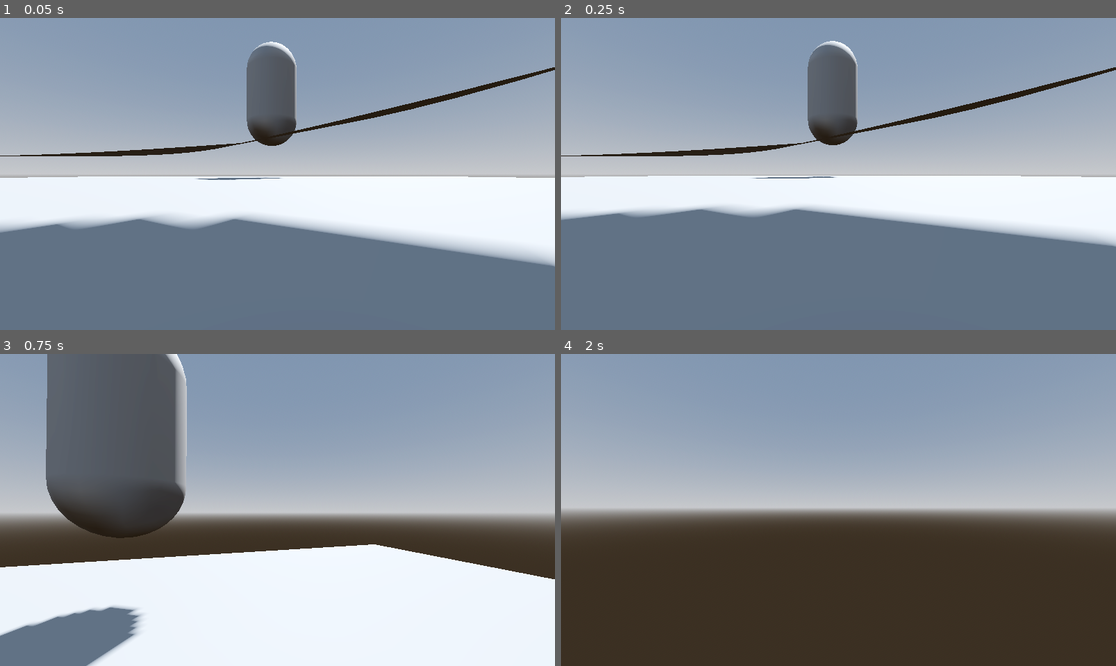
Above: before the commit, frames 1-4 (two rows, left to right).
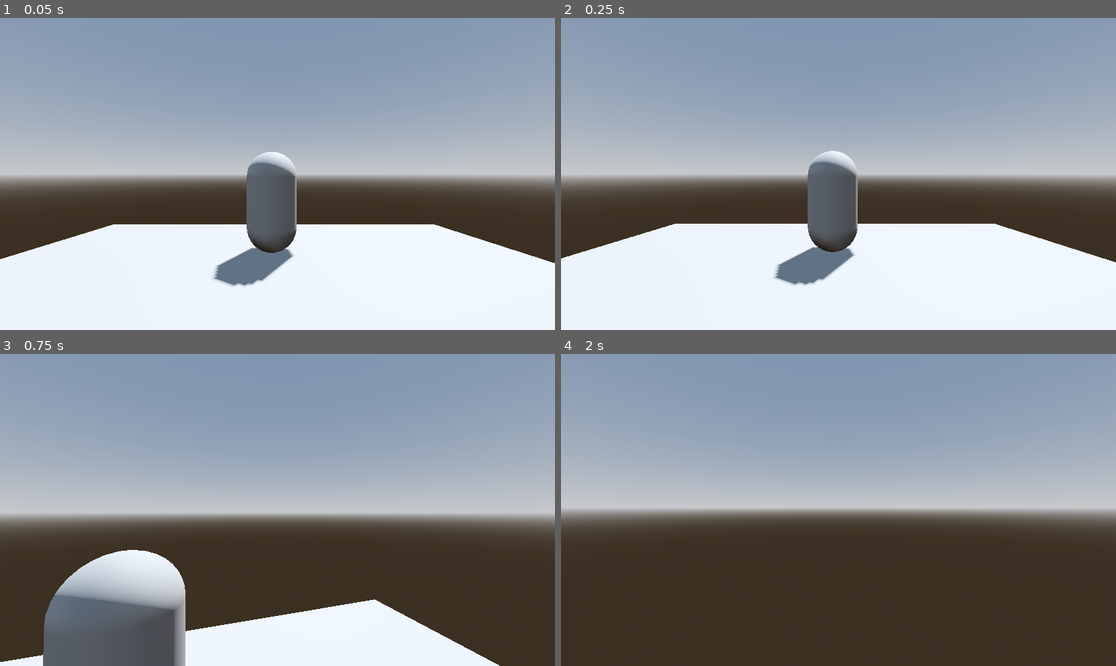
Above: after the commit, the same moments.

Repository: RamiMaseesa/Just-a-red-button
Game: Godot game, scene res://Scene/TestScene1.tscn
Two runs of this game, one before a commit and one after it. Both use one fixed random seed, a clock stepped at 60 frames per second and the inputs below. The project has no main scene, so this scene is started directly.
Inputs (mouse positions are in pixels of both pictures, inside the frame that each line leads up to):
- Up to frame 1 (0.05 s): no input
- Up to frame 2 (0.25 s): no input
- Up to frame 3 (0.75 s): tap Enter (ui_accept) at 0.5 s; move the mouse to (305, 510) at 0.52 s; hold Up (ui_up) from 0.53 s (still down); hold Shift (sprint) from 0.53 s (still down)
- Up to frame 4 (2 s): keep holding Up (ui_up); tap Enter (ui_accept) at 0.77, 1.52 s; move the mouse to (810, 510) at 1.27 s; release Shift (sprint) at 1.28 s; tap Shift (sprint) at 1.35 s

The runs differ from the first frame. In frame 1, 52% of the frame differs, in the area x 0-100%, y 7-100%; in frame 2, 53%; in frame 3, 39%; in frame 4, nothing differs.

Commit message:
fix: head bob

Diff:
--- a/justaredbutton/Scene/TestScene1.tscn
+++ b/justaredbutton/Scene/TestScene1.tscn
@@ -52,7 +52,7 @@
 [node name="CharacterBody3D2" type="CharacterBody3D" parent="."]
 
 [node name="MeshInstance3D" type="MeshInstance3D" parent="CharacterBody3D2"]
-transform = Transform3D(1, 0, 0, 0, 1, 0, 0, 0, 1, 0, 1.64072, -2.76334)
+transform = Transform3D(1, 0, 0, 0, 1, 0, 0, 0, 1, 0, 1.01765, -2.76334)
 mesh = SubResource("CapsuleMesh_6kwba")
 
 [node name="CollisionShape3D" type="CollisionShape3D" parent="CharacterBody3D2"]
--- a/justaredbutton/Scripts/PlayerMovement.gd
+++ b/justaredbutton/Scripts/PlayerMovement.gd
@@ -64,4 +64,4 @@
 	var pos = Vector3.ZERO
 	pos.y = sin(time * BOB_FREQ) * BOB_AMP
 	pos.x = cos(time * BOB_FREQ / 2) * BOB_AMP
-	return pos
+	return pos + Vector3(0,1.5,0)
